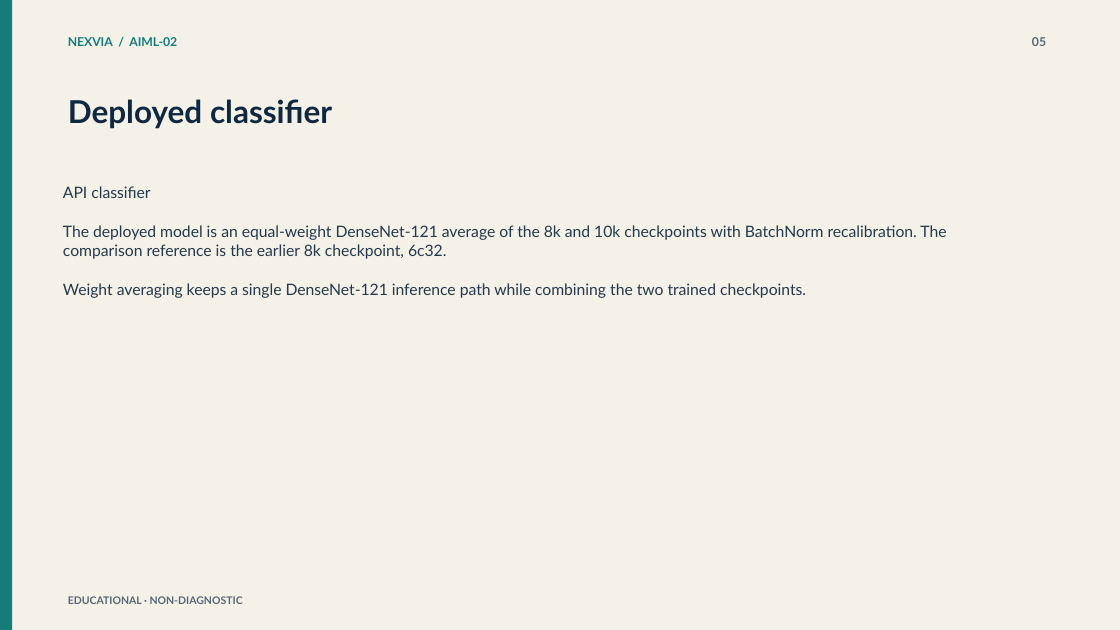
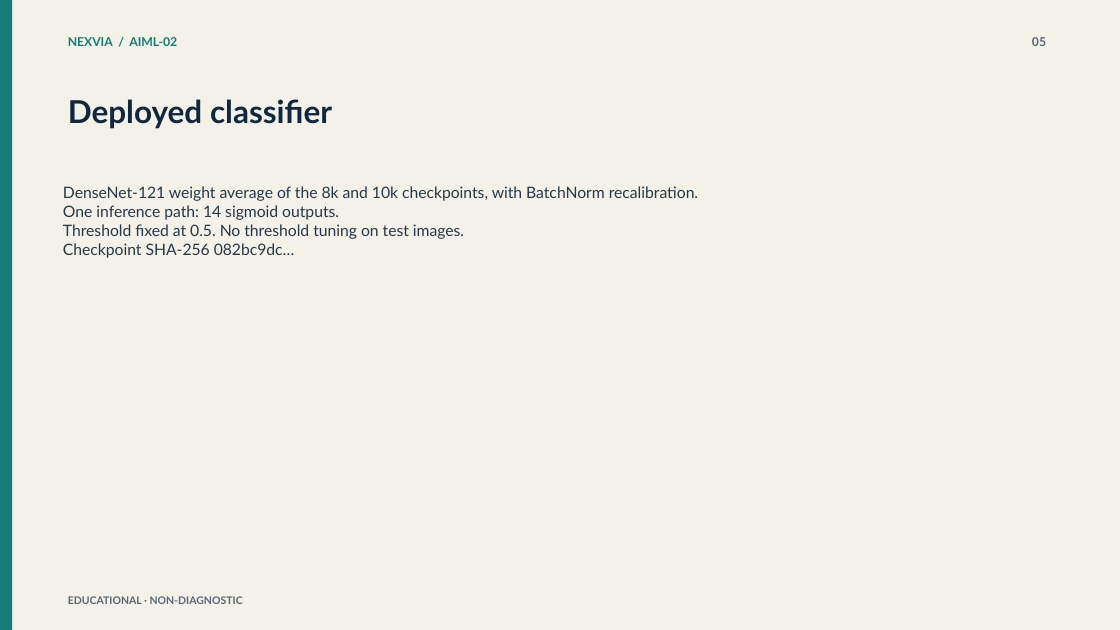
Before and after one commit to ram15x/nexvia-aiml-internship, a slide deck: slide 5 of AIML-02/deliverables/Medical_Imaging_AI_Review_Platform.pptx. Drawn at 1120x630 pixels with LibreOffice and Linux fonts; fonts in the diff are those of the drawing. Boxes give left, top, right and bottom in pixels: in the first picture for what was removed or moved away, otherwise in the second. Text is boxed around its words. In the diff, an @@ line names an element or a change of style, - is before the commit and + after.

Commit message:
Update presentation to the verified results
Replace the earlier development-panel figures and the 0.8327 spleen
validation Dice with the 999-image classifier subset (macro AUROC 0.7967,
per-label intervals) and the reported held-out spleen Dice 0.3272. The
reflection slide is unchanged for the student to complete.

```diff
--- a/AIML-02/deliverables/Medical_Imaging_AI_Review_Platform.pptx
+++ b/AIML-02/deliverables/Medical_Imaging_AI_Review_Platform.pptx
@@ text at (63,186,698,258): text changed @@
-API classifier
-The deployed model is an equal-weight DenseNet-121 average of the 8k and 10k checkpoints with BatchNorm recalibration. The comparison reference is the earlier 8k checkpoint, 6c32.
-Weight averaging keeps a single DenseNet-121 inference path while combining the two trained checkpoints.
+DenseNet-121 weight average of the 8k and 10k checkpoints, with BatchNorm recalibration.
+One inference path: 14 sigmoid outputs.
+Threshold fixed at 0.5. No threshold tuning on test images.
+Checkpoint SHA-256 082bc9dc…
```
Also in this commit, not shown: 5 other slides changed.
